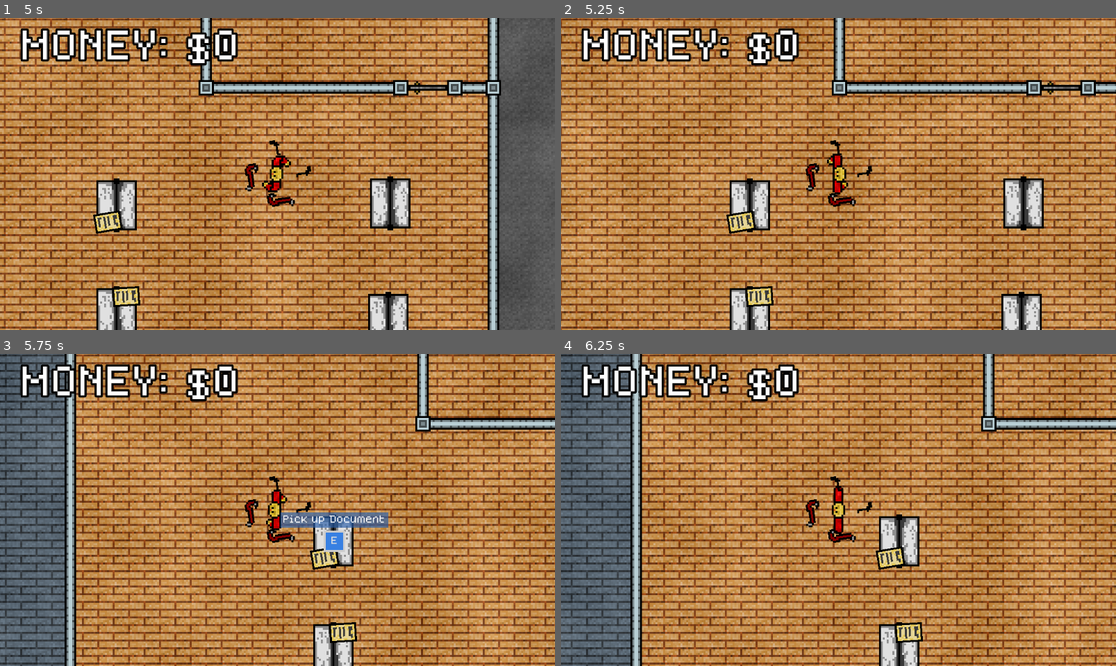
Above: before the commit, frames 1-4 (two rows, left to right).
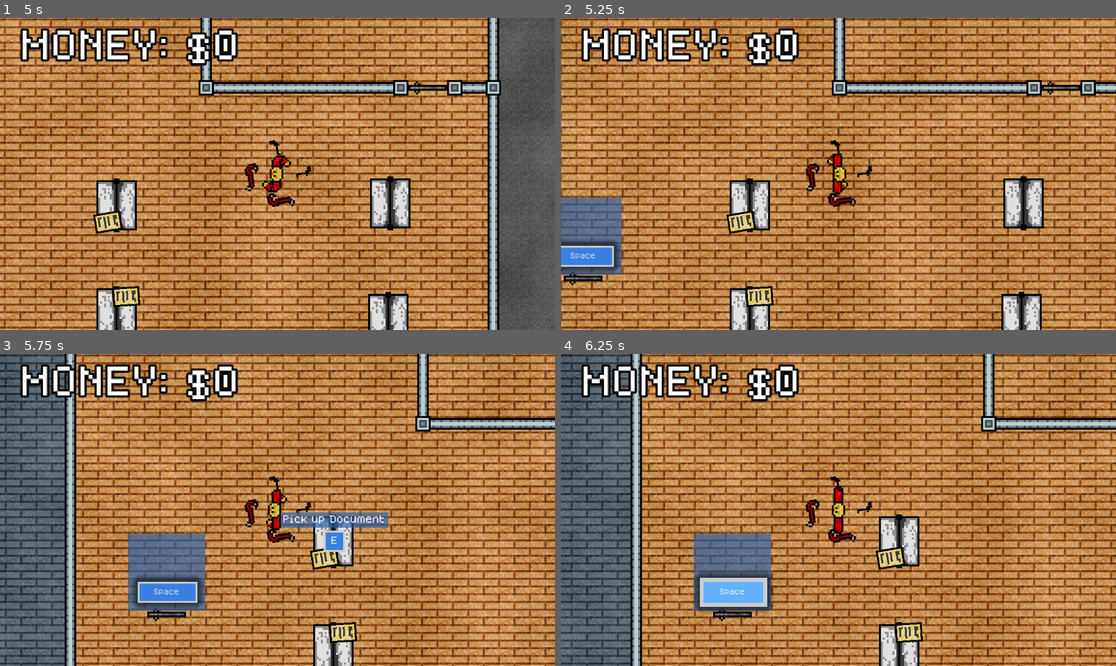
Above: after the commit, the same moments.

Repository: Azzty/projekt-kriminell
Game: Godot game, scene res://Scenes/Main/game.tscn
Same seed, same stepped clock (60 frames per second), same inputs: the game is played once before the commit and once after it.
Inputs (mouse positions are in pixels of both pictures, inside the frame that each line leads up to):
- Up to frame 1 (5 s): click "Start game" at 0.5 s; tap Enter at 1.25 s; move the mouse to (399, 158) at 1.27 s; hold D (move_right) 1.28-2.03 s; tap E (interact_e) at 1.35, 2.85, 4.35 s; click (399, 158) at 1.42 s; move the mouse to (166, 189) at 2.02 s; hold S (move_down) 2.03-2.78 s; click (166, 189) at 2.1 s; move the mouse to (333, 105) at 2.77 s; hold D (move_right) 2.78-3.53 s; move the mouse to (249, 236) at 3.52 s; hold W (move_up) 3.53-4.28 s; click (249, 236) at 3.6 s; move the mouse to (444, 220) at 4.27 s; hold A (move_left) from 4.28 s (still down)
- Up to frame 2 (5.25 s): keep holding A (move_left); move the mouse to (672, 127) at 5.02 s; click (672, 127) at 5.1 s
- Up to frame 3 (5.75 s): keep holding A (move_left)
- Up to frame 4 (6.25 s): release A (move_left) at 5.75 s; click (733, 591) at 5.75 s, where only the run after the commit has a clickable "Space"

Frame 1 is identical in both runs. In frame 2, 2.9% of the frame differs, in the area x 0-12%, y 57-86%; in frame 3, 3.6%; in frame 4, 3.7%, in the area x 23-39%, y 57-86%.

Commit message:
Started locked door

Diff:
--- a/Scenes/Levels/robbery.tscn
+++ b/Scenes/Levels/robbery.tscn
@@ -10,6 +10,7 @@
 [ext_resource type="Shader" uid="uid://cehvvev2uys40" path="res://Scripts/World/tilable.tres" id="5_qi1i4"]
 [ext_resource type="PackedScene" uid="uid://byhyuahc0670n" path="res://Scenes/Objects/Static Objects/wall.tscn" id="7_nqmpn"]
 [ext_resource type="PackedScene" uid="uid://dd7kp4ek1a2yf" path="res://Scenes/Objects/Interactable Objects/door.tscn" id="8_esq8r"]
+[ext_resource type="PackedScene" uid="uid://f7qp4pcjhsr1" path="res://Scenes/Objects/Interactable Objects/locked_door.tscn" id="11_ea7rc"]
 
 [sub_resource type="ShaderMaterial" id="ShaderMaterial_nqmpn"]
 shader = ExtResource("5_qi1i4")
@@ -233,3 +234,6 @@
 rotation = 3.14159
 shape = SubResource("RectangleShape2D_nqmpn")
 metadata/_edit_lock_ = true
+
+[node name="LockedDoor" parent="." instance=ExtResource("11_ea7rc")]
+position = Vector2(-18, 157)
--- /dev/null
+++ b/Scenes/Objects/Interactable Objects/locked_door.tscn
@@ -0,0 +1,81 @@
+[gd_scene load_steps=8 format=3 uid="uid://f7qp4pcjhsr1"]
+
+[ext_resource type="Texture2D" uid="uid://7ed0ytg4bspo" path="res://Assets/sprites/door.png" id="1_eltoj"]
+[ext_resource type="Theme" uid="uid://difjd64jhu5hr" path="res://Assets/Themes/Main.tres" id="2_yf321"]
+
+[sub_resource type="CapsuleShape2D" id="CapsuleShape2D_ba8gm"]
+radius = 1.0
+height = 18.0
+
+[sub_resource type="CircleShape2D" id="CircleShape2D_ba8gm"]
+radius = 1.0
+
+[sub_resource type="StyleBoxFlat" id="StyleBoxFlat_yf321"]
+bg_color = Color(0.611761, 0.798185, 1, 1)
+anti_aliasing = false
+
+[sub_resource type="InputEventKey" id="InputEventKey_yf321"]
+device = -1
+keycode = 32
+unicode = 32
+
+[sub_resource type="Shortcut" id="Shortcut_57o83"]
+events = [SubResource("InputEventKey_yf321")]
+
+[node name="Door" type="StaticBody2D"]
+
+[node name="Door" type="RigidBody2D" parent="."]
+mass = 2.0
+gravity_scale = 0.0
+freeze = true
+
+[node name="DoorSprite" type="Sprite2D" parent="Door"]
+texture = ExtResource("1_eltoj")
+
+[node name="CollisionShape2D" type="CollisionShape2D" parent="Door"]
+position = Vector2(-1, 0)
+rotation = -1.57079
+shape = SubResource("CapsuleShape2D_ba8gm")
+debug_color = Color(0, 0.595, 0.7, 0.121569)
+
+[node name="CollisionShape2D" type="CollisionShape2D" parent="."]
+position = Vector2(9, 0)
+shape = SubResource("CircleShape2D_ba8gm")
+debug_color = Color(0, 0.595, 0.7, 0.290196)
+
+[node name="PinJoint2D" type="PinJoint2D" parent="."]
+visible = false
+position = Vector2(9, 0)
+node_a = NodePath("..")
+node_b = NodePath("../Door")
+bias = 0.9
+angular_limit_lower = -1.5708
+angular_limit_upper = 1.5708
+
+[node name="DampedSpringJoint2D" type="DampedSpringJoint2D" parent="."]
+visible = false
+position = Vector2(-9, 0)
+rotation = 3.14159
+node_a = NodePath("..")
+node_b = NodePath("../Door")
+length = 1.0
+damping = 0.2
+
+[node name="Panel" type="Panel" parent="."]
+offset_left = -20.0
+offset_top = -42.0
+offset_right = 20.0
+offset_bottom = -2.0
+theme = ExtResource("2_yf321")
+
+[node name="Button" type="Button" parent="Panel"]
+layout_mode = 0
+offset_left = 5.0
+offset_top = 25.0
+offset_right = 36.0
+offset_bottom = 36.0
+theme_override_font_sizes/font_size = 3
+theme_override_styles/pressed = SubResource("StyleBoxFlat_yf321")
+shortcut = SubResource("Shortcut_57o83")
+shortcut_feedback = false
+text = "Space"
Not shown: 1 places in Scenes/Levels/robbery.tscn that only renumber resources
